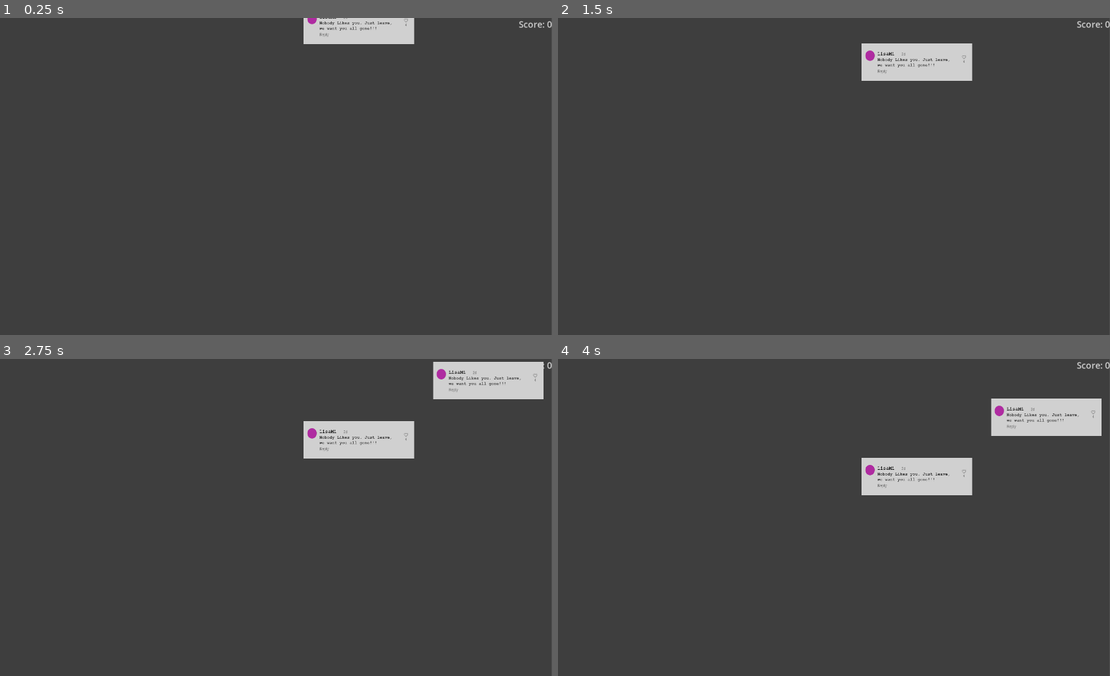
Above: before the commit, frames 1-4 (two rows, left to right).
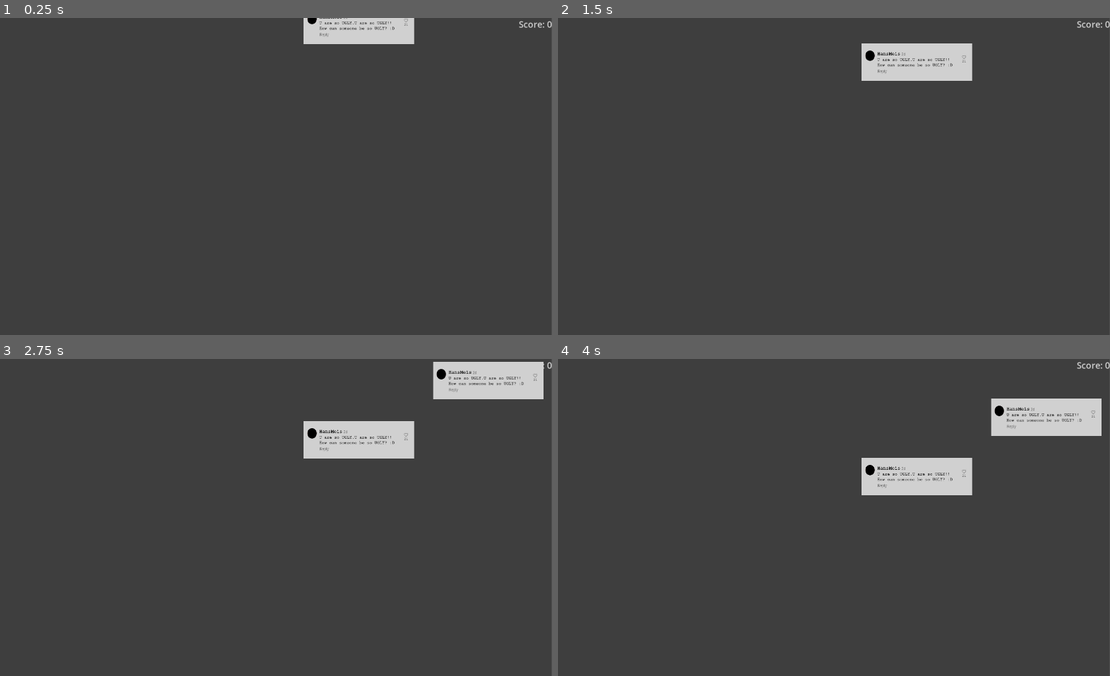
Above: after the commit, the same moments.

Repository: Gultendier/CBG
Game: Godot game, scene res://Main_Scene.tscn
Same seed, same stepped clock (60 frames per second), same inputs: the game is played once before the commit and once after it.
Inputs (mouse positions are in pixels of both pictures, inside the frame that each line leads up to):
- Up to frame 1 (0.25 s): no input
- Up to frame 2 (1.5 s): move the mouse to (949, 160) at 0.52 s; click (949, 160) at 0.67 s; move the mouse to (712, 192) at 1.27 s; click (712, 192) at 1.42 s
- Up to frame 3 (2.75 s): move the mouse to (325, 447) at 2.02 s; click (325, 447) at 2.17 s
- Up to frame 4 (4 s): move the mouse to (800, 580) at 2.77 s; click (800, 580) at 2.92 s; move the mouse to (999, 565) at 3.52 s; click (999, 565) at 3.67 s

The runs differ from the first frame. In frame 1, 0.2% of the frame differs, in the area x 55-74%, y 0-5%; in frame 2, 0.2%; in frame 3, 0.4%, in the area x 55-98%, y 3-28%; in frame 4, 0.4%.

Commit message:
when falling_object grabbed it changes now its texture

Diff:
--- a/falling_objects/falling_object.gd
+++ b/falling_objects/falling_object.gd
@@ -14,22 +14,24 @@
 # Preload the textures and assign IDs
 var textures = {
 	"bc1": preload("res://image/comments/bad/BadComment1.png"),
-	"bc2": preload("res://image/comments/bad/BadComment2.png")
+	"bc2": preload("res://image/comments/bad/BadComment2.png"),
+	"bc1_grabbed": preload("res://image/comments/bad/BadComment1_grabbed.png"),
+	"bc2_grabbed": preload("res://image/comments/bad/BadComment2_grabbed.png")
 }
+
+# Sprite reference
+var sprite: Sprite2D
 
 func _ready() -> void:
 	add_to_group("falling_objects")
+
 	# Randomly select one of the textures and its ID
-	var texture_id = "bc1" if randf() > 0.5 else "bc2"
+	texture_id = "bc1" if randf() > 0.5 else "bc2"
 	var texture = textures[texture_id]
-	var falling_object = falling_object_scene.instantiate()
 
-	# Set the texture
-	var sprite = falling_object.get_node("Sprite2D")
+	# Get the sprite node and set the initial texture
+	sprite = get_node("Sprite2D")
 	sprite.texture = texture
-
-	# Store the texture ID in the falling object (using a custom property)
-	falling_object.set("texture_id", texture_id)
 
 func _process(delta):
 	set_falling_speed(GameProgress.speed_increase)
@@ -44,10 +46,6 @@
 func set_falling_speed(new_speed: float):
 	falling_speed = new_speed
 
-# Function to check the texture ID
-func check_texture_id(falling_object, id_to_check: String) -> bool:
-	return falling_object.get("texture_id") == id_to_check
-
 # Function to detect if the object is clicked
 func _input(event):
 	if event is InputEventMouseButton:
@@ -56,8 +54,12 @@
 			if event.pressed and is_point_in_body(mouse_position):
 				is_grabbed = true
 				grab_offset = global_position - mouse_position  # Store the offset
+				# Change texture to grabbed version
+				sprite.texture = textures[texture_id + "_grabbed"]
 			elif not event.pressed and is_grabbed:
 				is_grabbed = false
+				# Revert texture to the original version
+				sprite.texture = textures[texture_id]
 
 # Function to check if the mouse is within the collision shape
 func is_point_in_body(point: Vector2) -> bool:
Binary file added: image/comments/bad/BadComment1_grabbed.png
Not shown, added: image/comments/bad/BadComment1_grabbed.png.import
Binary file added: image/comments/bad/BadComment1_hover.png
Not shown, added: image/comments/bad/BadComment1_hover.png.import
Binary file added: image/comments/bad/BadComment2_grabbed.png
Not shown, added: image/comments/bad/BadComment2_grabbed.png.import
Binary file added: image/comments/bad/BadComment2_hover.png
Not shown, added: image/comments/bad/BadComment2_hover.png.import
